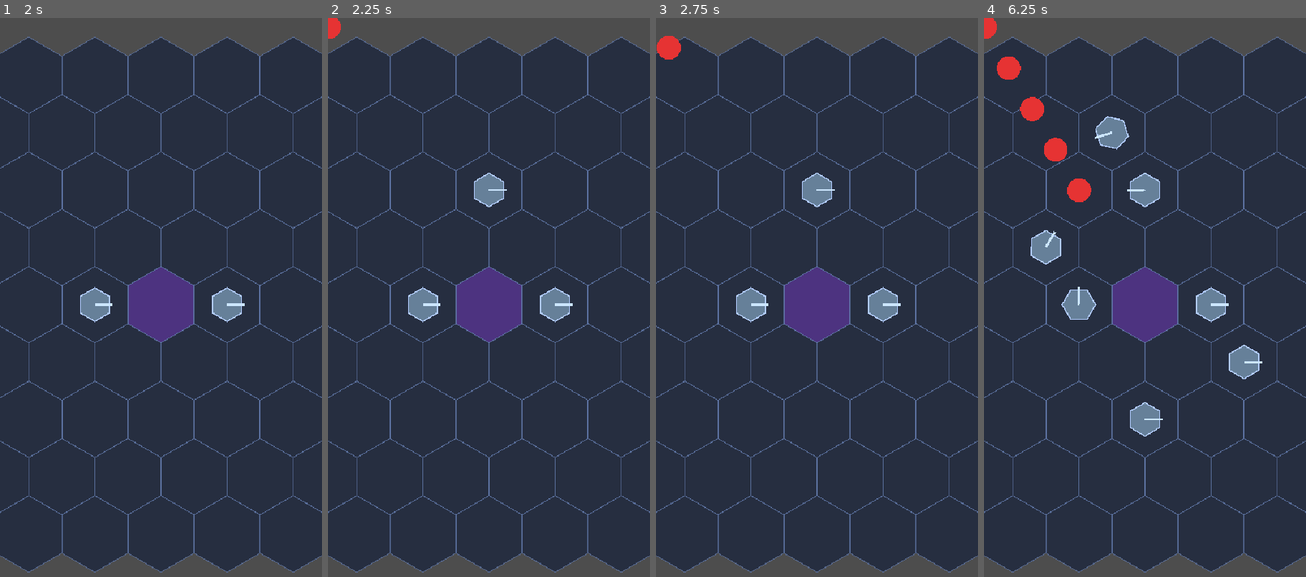
Above: before the commit, frames 1-4 (left to right).
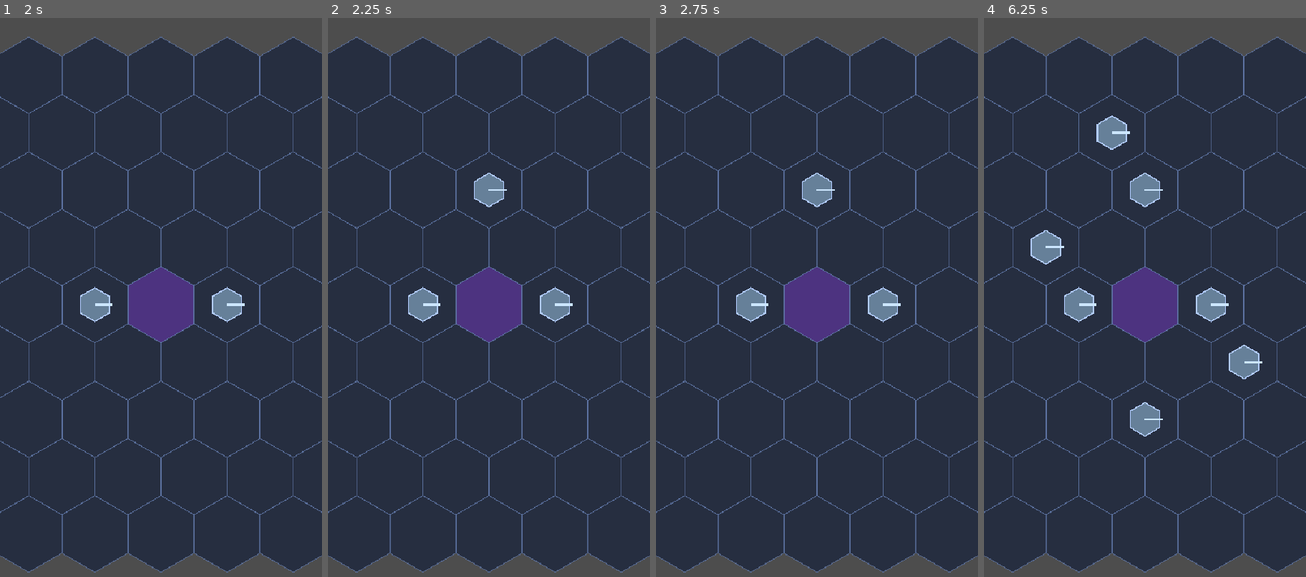
Above: after the commit, the same moments.

Repository: Shiroyasha21/invasion-game
Game: Godot game, scene res://scenes/game/Game.tscn
Same seed, same stepped clock (60 frames per second), same inputs: the game is played once before the commit and once after it.
Inputs (mouse positions are in pixels of both pictures, inside the frame that each line leads up to):
- Up to frame 1 (2 s): tap Enter at 0.5 s; move the mouse to (231, 275) at 0.52 s; click (231, 275) at 0.67 s; tap Space at 1.25 s; drag from (96, 331) to (144, 420) at 1.27 s
- Up to frame 2 (2.25 s): tap Enter at 2 s; move the mouse to (521, 180) at 2.02 s; click (521, 180) at 2.17 s
- Up to frame 3 (2.75 s): no input
- Up to frame 4 (6.25 s): drag from (1128, 420) to (1048, 219) at 2.77 s; tap Space at 3.5 s; move the mouse to (1241, 392) at 3.52 s; click (1241, 392) at 3.67 s; drag from (1048, 219) to (1096, 163) at 4.27 s; move the mouse to (1161, 303) at 5.02 s; click (1161, 303) at 5.17 s; drag from (1096, 163) to (1080, 331) at 5.77 s

Frame 1 is identical in both runs. In frame 2, 0.1% of the frame differs, in the area x 0-4%, y 0-4%; in frame 3, 0.3%; in frame 4, 1.5%, in the area x 0-56%, y 0-55%.
Error after the commit: Invalid access to property or key 'destroyed' on a base object of type 'null instance'. (res://scripts/systems/game.gd:20)

Commit message:
Add centerpiece HP, game over on destruction, enemy damage on reach

Diff:
--- a/invasion-game/scripts/enemies/enemy_base.gd
+++ b/invasion-game/scripts/enemies/enemy_base.gd
@@ -5,10 +5,13 @@
 @export var max_health: float = 30.0
 @export var coin_scene: PackedScene
 
+@export var damage_to_center: float = 10.0
+
 var current_health: float
 var path: Array[Vector2] = []
 var path_index: int = 0
 var hex_grid: HexGridNode
+var center_piece: CenterPiece
 
 
 func _ready() -> void:
@@ -20,8 +23,9 @@
 	draw_circle(Vector2.ZERO, 20.0, Color(0.9, 0.2, 0.2))
 
 
-func init(grid: HexGridNode, spawn_pixel: Vector2, target_hex: Vector2i) -> void:
+func init(grid: HexGridNode, spawn_pixel: Vector2, target_hex: Vector2i, cp: CenterPiece = null) -> void:
 	hex_grid = grid
+	center_piece = cp
 	global_position = spawn_pixel
 	_build_path(target_hex)
 
@@ -70,6 +74,8 @@
 
 
 func _on_reached_center() -> void:
+	if center_piece != null:
+		center_piece.take_damage(damage_to_center)
 	emit_signal("reached_center")
 	queue_free()
 
--- /dev/null
+++ b/invasion-game/scripts/grid/center_piece.gd
@@ -0,0 +1,33 @@
+extends Node2D
+class_name CenterPiece
+
+signal hp_changed(current: float, maximum: float)
+signal destroyed
+
+@export var max_hp: float = 100.0
+
+var current_hp: float
+
+
+func _ready() -> void:
+	current_hp = max_hp
+
+
+func take_damage(amount: float) -> void:
+	current_hp = maxf(current_hp - amount, 0.0)
+	emit_signal("hp_changed", current_hp, max_hp)
+	queue_redraw()
+	if current_hp <= 0.0:
+		emit_signal("destroyed")
+
+
+func _draw() -> void:
+	# HP bar above center hex
+	var bar_width := 80.0
+	var bar_height := 10.0
+	var bar_pos := Vector2(-bar_width / 2.0, -60.0)
+	var hp_ratio := current_hp / max_hp
+
+	draw_rect(Rect2(bar_pos, Vector2(bar_width, bar_height)), Color(0.2, 0.1, 0.1))
+	draw_rect(Rect2(bar_pos, Vector2(bar_width * hp_ratio, bar_height)), Color(0.2, 0.9, 0.3))
+	draw_rect(Rect2(bar_pos, Vector2(bar_width, bar_height)), Color(1.0, 1.0, 1.0, 0.3), false, 1.5)
--- a/invasion-game/scripts/systems/game.gd
+++ b/invasion-game/scripts/systems/game.gd
@@ -3,6 +3,7 @@
 @onready var hex_grid: HexGridNode = $HexGrid
 @onready var wave_manager: WaveManager = $WaveManager
 @onready var coin_vacuum: CoinVacuum = $CoinVacuum
+@onready var center_piece: CenterPiece = $CenterPiece
 
 @export var enemy_scene: PackedScene
 @export var tower_scene: PackedScene
@@ -13,8 +14,10 @@
 func _ready() -> void:
 	wave_manager.enemy_scene = enemy_scene
 	wave_manager.coin_scene = coin_scene
+	wave_manager.center_piece = center_piece
 	wave_manager.init(hex_grid)
 	wave_manager.wave_completed.connect(_on_wave_completed)
+	center_piece.destroyed.connect(_on_game_over)
 
 	await get_tree().create_timer(2.0).timeout
 	wave_manager.start_wave(1)
@@ -36,7 +39,7 @@
 	if hex_grid.is_occupied(hex):
 		return
 	if hex == Vector2i.ZERO:
-		return  # don't place on center
+		return
 
 	var tower: TowerBase = tower_scene.instantiate()
 	tower.projectile_scene = projectile_scene
@@ -48,3 +51,8 @@
 func _on_wave_completed(wave_number: int) -> void:
 	await get_tree().create_timer(3.0).timeout
 	wave_manager.start_wave(wave_number + 1)
+
+
+func _on_game_over() -> void:
+	get_tree().paused = true
+	print("GAME OVER")
--- a/invasion-game/scripts/systems/wave_manager.gd
+++ b/invasion-game/scripts/systems/wave_manager.gd
@@ -9,6 +9,7 @@
 
 var hex_grid: HexGridNode
 var coin_scene: PackedScene
+var center_piece: CenterPiece
 var current_wave: int = 0
 var enemies_remaining: int = 0
 var _spawn_timer: float = 0.0
@@ -75,7 +76,7 @@
 	get_parent().add_child(enemy)
 	enemy.died.connect(_on_enemy_died)
 	enemy.reached_center.connect(_on_enemy_died.bind(Vector2.ZERO))
-	enemy.init(hex_grid, spawn_px, Vector2i.ZERO)
+	enemy.init(hex_grid, spawn_px, Vector2i.ZERO, center_piece)
 
 
 func _spawn_hex_for_direction(dir: int) -> Vector2i:
